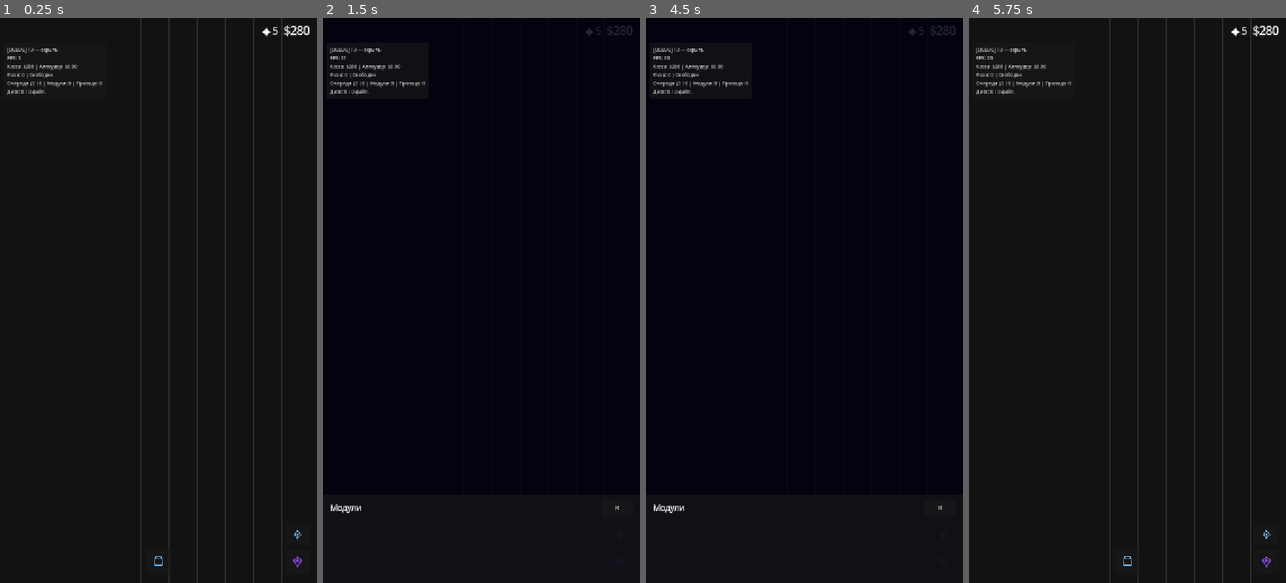
Above: before the commit, frames 1-4 (left to right).
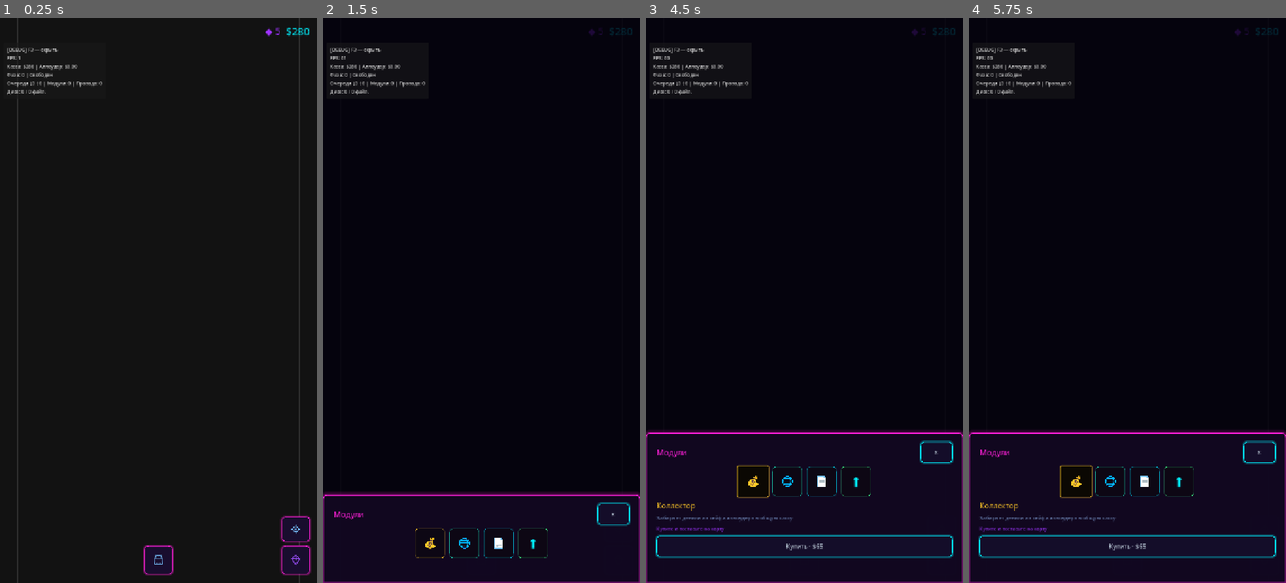
Above: after the commit, the same moments.

Repository: rkfsociety/UploadSimulator
Game: Godot game, scene res://scenes/main.tscn
Two runs of this game, one before a commit and one after it. Both use one fixed random seed, a clock stepped at 60 frames per second and the inputs below.
Inputs (mouse positions are in pixels of both pictures, inside the frame that each line leads up to; where the layout moved, square brackets give the same spot in the first picture):
- Up to frame 1 (0.25 s): no input
- Up to frame 2 (1.5 s): click (481, 560) at 0.5 s; click (617, 526) [620, 532] at 1.25 s
- Up to frame 3 (4.5 s): click (940, 560) [943, 560] at 2 s; click "×" at 2.75 s; click (804, 560) at 3.5 s; click (753, 543) at 4.25 s, where only the run after the commit has a clickable "💰"
- Up to frame 4 (5.75 s): click (1076, 481) at 5 s, where only the run after the commit has a clickable "💰"

The runs differ from the first frame. In frame 1, 4.3% of the frame differs, in the area x 5-99%, y 0-100%; in frame 2, 1.7%; in frame 3, 3.4%; in frame 4, 5.7%, in the area x 0-100%, y 0-100%.
Error before the commit: Parse Error: Identifier "TEXT" not declared in the current scope. (res://scripts/systems/ui/minimal_ui.gd:307)

Commit message:
Исправить внутренние ссылки на переименованные цвета в minimal_ui.gd

Diff:
--- a/scripts/systems/ui/minimal_ui.gd
+++ b/scripts/systems/ui/minimal_ui.gd
@@ -304,34 +304,34 @@
 	btn.add_theme_stylebox_override("hover", t.get_stylebox("hover", &"action"))
 	btn.add_theme_stylebox_override("pressed", t.get_stylebox("pressed", &"action"))
 	btn.add_theme_stylebox_override("disabled", t.get_stylebox("disabled", &"action"))
-	btn.add_theme_color_override("font_color", TEXT)
-	btn.add_theme_color_override("font_disabled_color", TEXT_DIM)
+	btn.add_theme_color_override("font_color", text)
+	btn.add_theme_color_override("font_disabled_color", text_dim)
 	btn.add_theme_font_size_override("font_size", 14)
 
 
 static func apply_balance_label(lbl: Label, large: bool = true) -> void:
 	lbl.theme_type_variation = &"balance" if large else &"balance_small"
-	lbl.add_theme_color_override("font_color", NEON_CYAN)
+	lbl.add_theme_color_override("font_color", neon_cyan)
 	lbl.add_theme_font_size_override("font_size", 24 if large else 12)
 	lbl.horizontal_alignment = HORIZONTAL_ALIGNMENT_RIGHT
 
 
 static func apply_dim_label(lbl: Label) -> void:
 	lbl.theme_type_variation = &"dim"
-	lbl.add_theme_color_override("font_color", NEON_GOLD)
+	lbl.add_theme_color_override("font_color", neon_gold)
 	lbl.add_theme_font_size_override("font_size", 12)
 	lbl.horizontal_alignment = HORIZONTAL_ALIGNMENT_RIGHT
 
 
 static func apply_status_label(lbl: Label) -> void:
 	lbl.theme_type_variation = &"status"
-	lbl.add_theme_color_override("font_color", NEON_MAGENTA)
+	lbl.add_theme_color_override("font_color", neon_magenta)
 	lbl.modulate = Color(1, 1, 1, 1)
 
 
 static func apply_hint_label(lbl: Label) -> void:
 	lbl.theme_type_variation = &"hint"
-	lbl.add_theme_color_override("font_color", TEXT_DIM)
+	lbl.add_theme_color_override("font_color", text_dim)
 	lbl.modulate = colors().hint_modulate
 
 
@@ -369,7 +369,7 @@
 
 
 static func block_grid_style() -> StyleBoxFlat:
-	return block_neon_frame_style(NEON_CYAN)
+	return block_neon_frame_style(neon_cyan)
 
 
 static func block_neon_frame_style(accent: Color) -> StyleBoxFlat:
@@ -434,7 +434,7 @@
 	btn.add_theme_color_override("font_color", accent)
 	btn.add_theme_color_override("font_hover_color", accent.lightened(0.2))
 	btn.add_theme_color_override("font_pressed_color", Color.WHITE)
-	btn.add_theme_color_override("font_disabled_color", TEXT_DIM)
+	btn.add_theme_color_override("font_disabled_color", text_dim)
 	btn.add_theme_font_size_override("font_size", 12)
 
 
@@ -446,7 +446,7 @@
 	btn.custom_minimum_size = Vector2(side, side)
 	btn.theme_type_variation = &"shop_icon"
 	btn.add_theme_font_size_override("font_size", 28)
-	btn.add_theme_color_override("font_color", NEON_CYAN)
+	btn.add_theme_color_override("font_color", neon_cyan)
 
 
 static func cell_hover_style() -> StyleBoxFlat:
